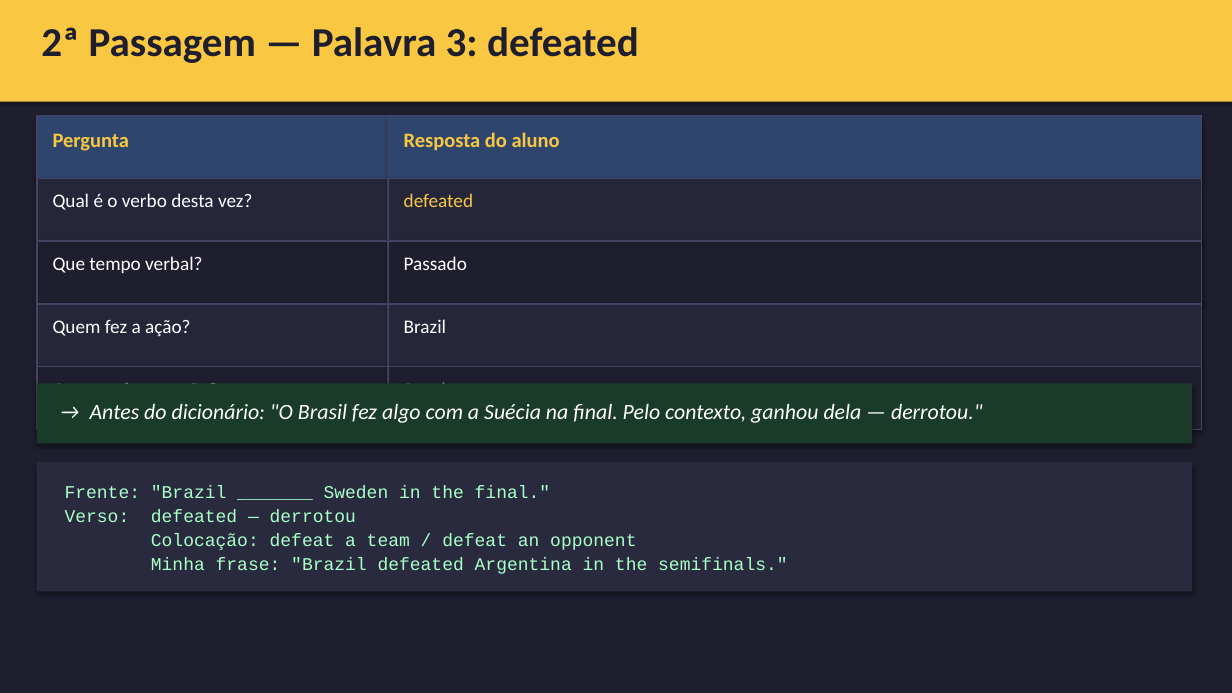
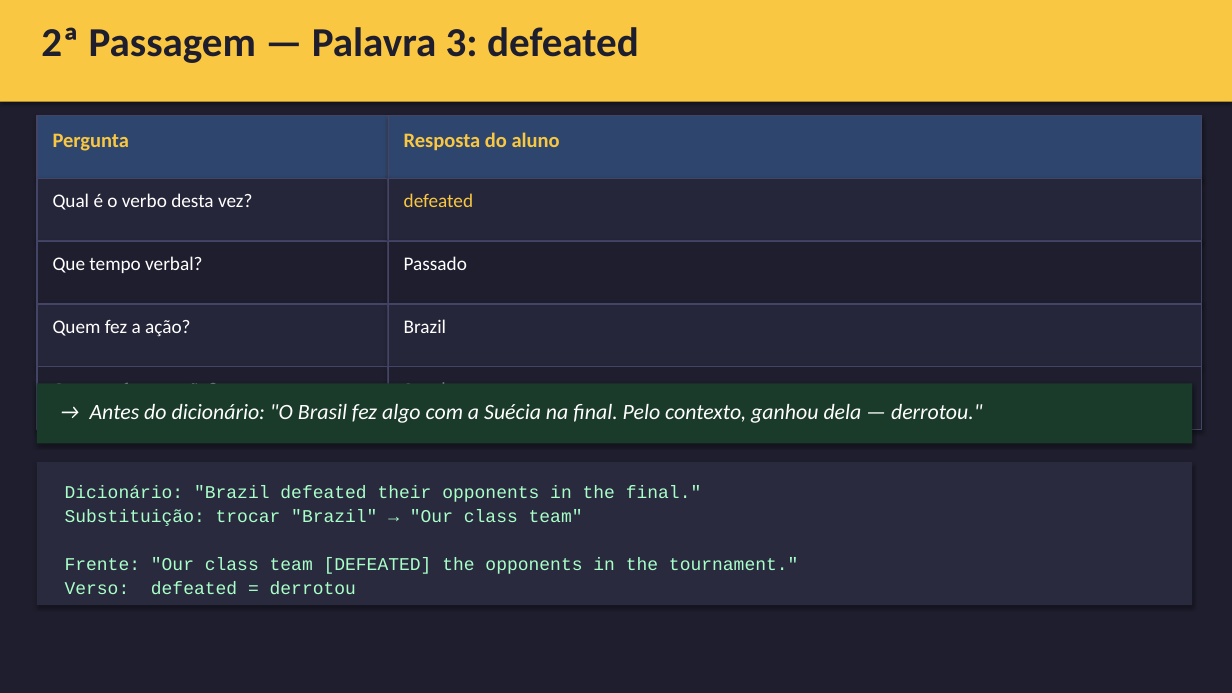
Before and after one commit to emadruga/StudyAmigoApp, a slide deck: slide 19 of placement_exam/planning_E02/E02_slides_Tier1_Duas_Passagem_v1.0.pptx. Drawn at 1232x693 pixels with LibreOffice and Linux fonts; fonts in the diff are those of the drawing. Boxes give left, top, right and bottom in pixels: in the first picture for what was removed or moved away, otherwise in the second. Text is boxed around its words. In the diff, an @@ line names an element or a change of style, - is before the commit and + after.

```diff
--- a/placement_exam/planning_E02/E02_slides_Tier1_Duas_Passagem_v1.0.pptx
+++ b/placement_exam/planning_E02/E02_slides_Tier1_Duas_Passagem_v1.0.pptx
@@ rectangle: place and size @@
-rectangle at <box>37,462,1192,592</box>
+rectangle at <box>37,462,1192,605</box>
@@ text at <box>65,485,799,595</box>: text changed @@
-Frente: "Brazil _______ Sweden in the final."
-Verso: defeated — derrotou
-Colocação: defeat a team / defeat an opponent
-Minha frase: "Brazil defeated Argentina in the semifinals."
+Dicionário: "Brazil defeated their opponents in the final."
+Substituição: trocar "Brazil" → "Our class team"
+Frente: "Our class team [DEFEATED] the opponents in the tournament."
+Verso: defeated = derrotou
```
Also in this commit, not shown: 12 other slides changed, 1 other file.
